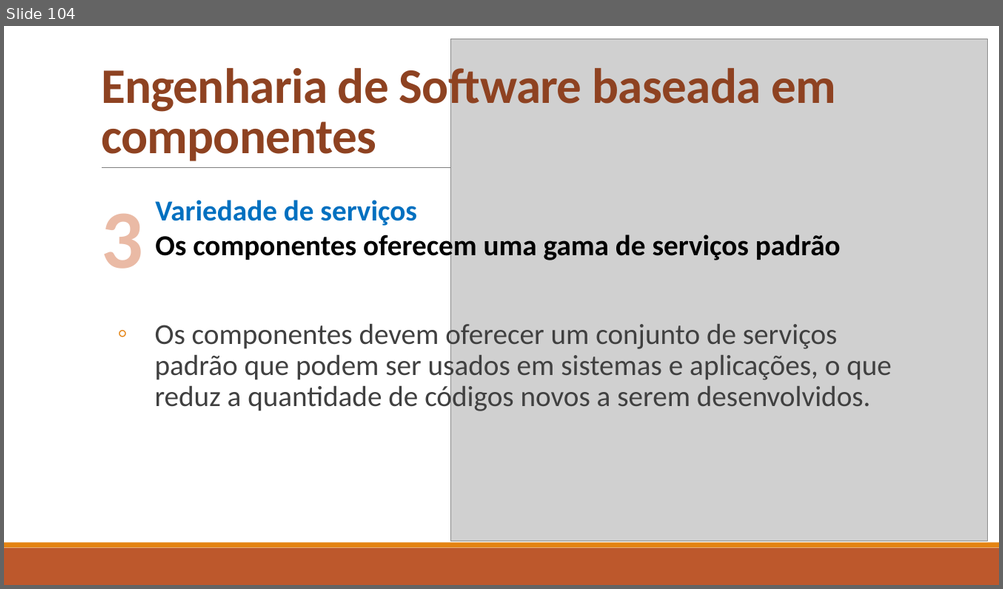
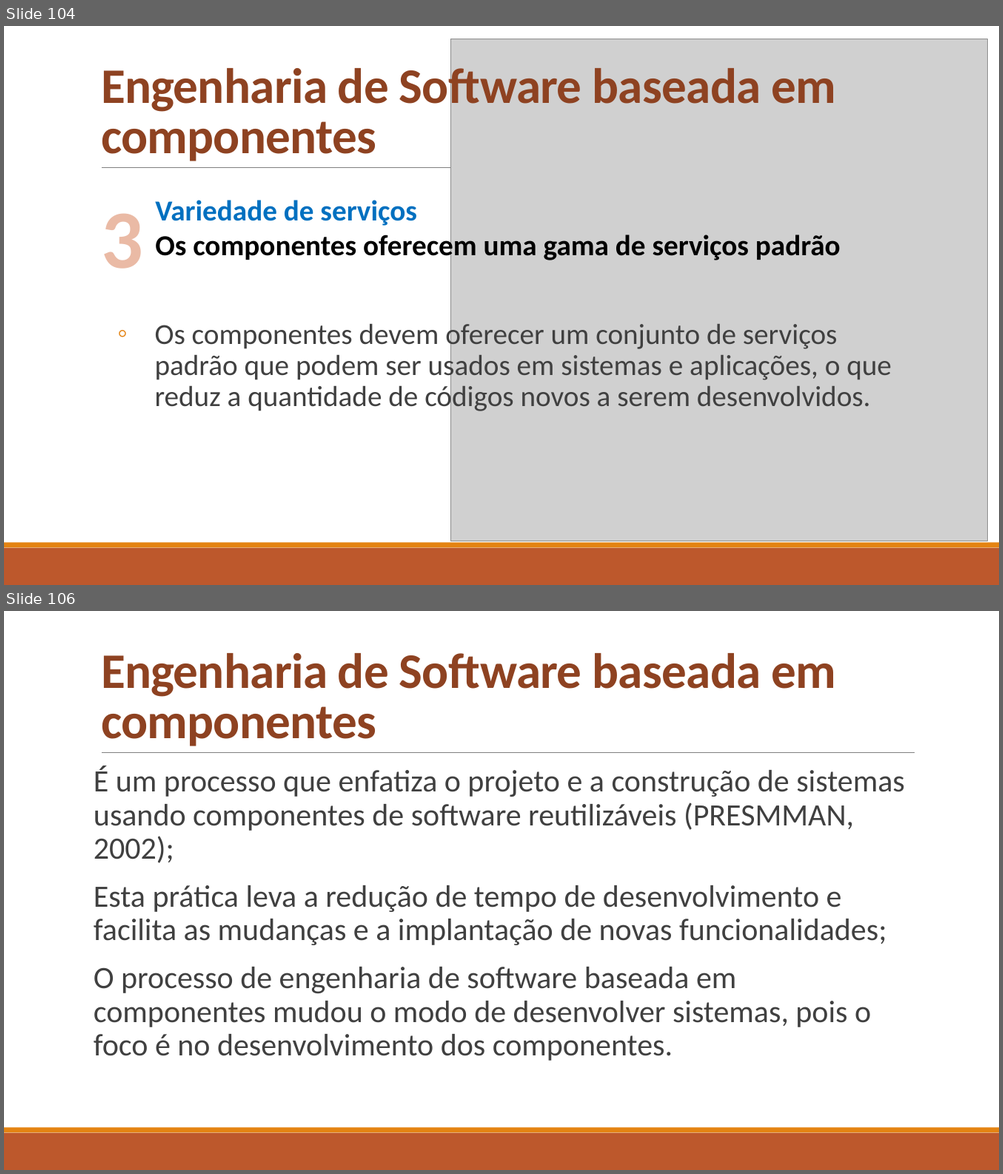
Before and after one commit to celsofurtado/reuso, a slide deck: Reuso de Software e Componentes.pptx. Shown one above the other, each under a label of ours: slide 104 before the commit, slides 104 and 106 after it; the slides between them are not shown. The pictures are 1003x589 and 1003x1174 pixels, drawn with LibreOffice and Linux fonts; fonts in the diff are those of the drawing; grey boxes stand for pictures. Boxes give left, top, right and bottom in pixels: in the first picture for what was removed or moved away, otherwise in the second. Text is boxed around its words. In the diff, an @@ line names an element or a change of style, - is before the commit and + after.

```diff
--- a/Reuso de Software e Componentes.pptx
+++ b/Reuso de Software e Componentes.pptx
@@ slide 106 added at box(4, 611, 999, 1170), background #FFFFFF; not listed: 3 template elements that a slide beside it also shows @@
@@ title added at box(101, 653, 836, 746), 48 pt, text #8E4221, bold @@
+Engenharia de Software baseada em componentes
@@ text added at box(94, 766, 904, 1061), 30 pt, text #404040 @@
+É um processo que enfatiza o projeto e a construção de sistemas usando componentes de software reutilizáveis (PRESMMAN, 2002);
+Esta prática leva a redução de tempo de desenvolvimento e facilita as mudanças e a implantação de novas funcionalidades;
+O processo de engenharia de software baseada em componentes mudou o modo de desenvolver sistemas, pois o foco é no desenvolvimento dos componentes.
```
Also in this commit, not shown: 35 other slides added.
